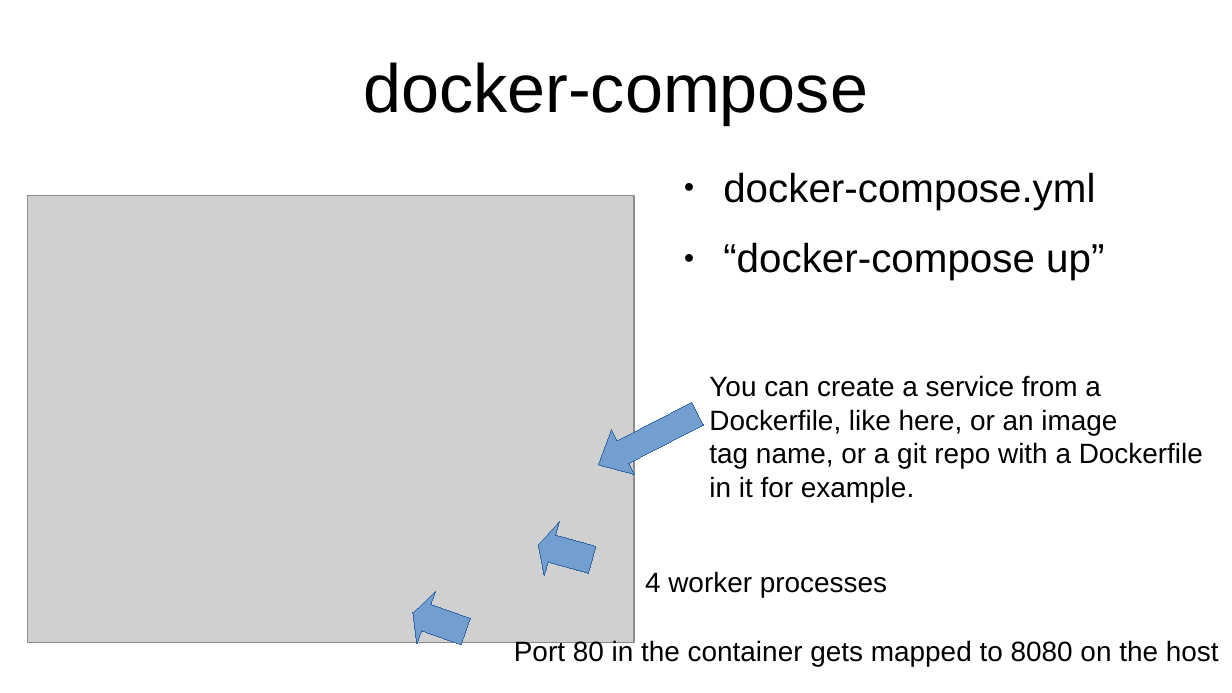
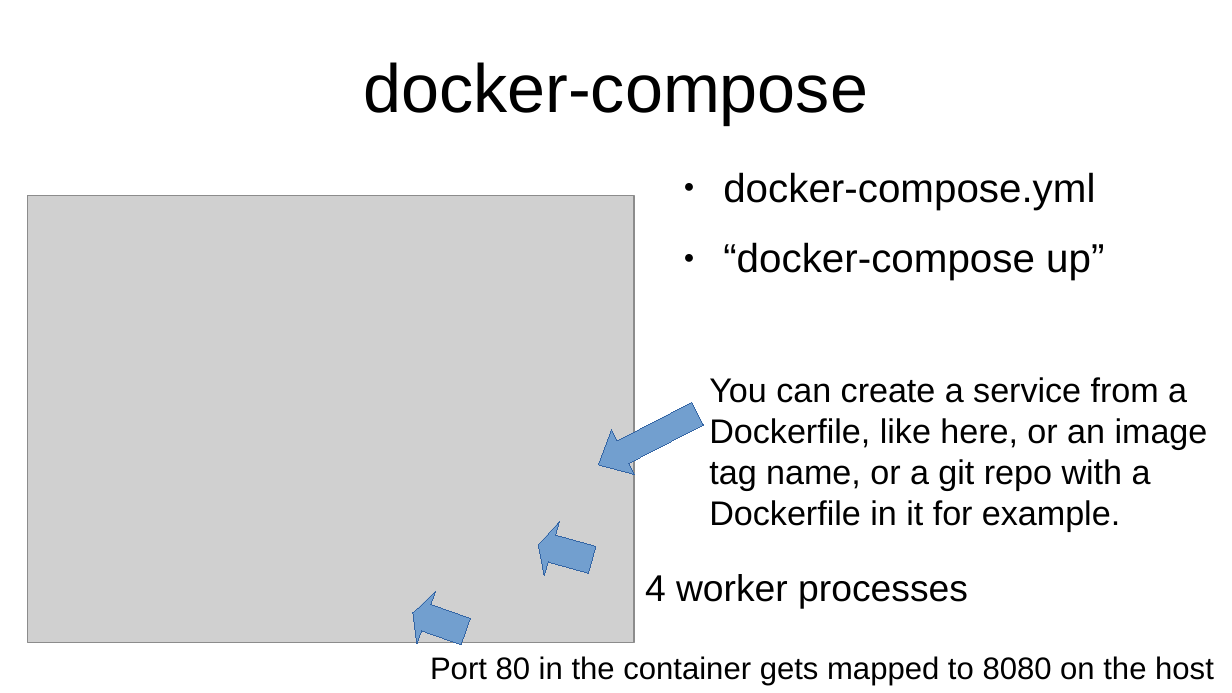
Before and after one commit to lazka/pygraz-traefik, a slide deck: slide 9 of presentation/pres.odp. Drawn at 1232x693 pixels with LibreOffice and Linux fonts; fonts in the diff are those of the drawing; grey boxes stand for pictures. Boxes give left, top, right and bottom in pixels: in the first picture for what was removed or moved away, otherwise in the second. Text is boxed around its words. In the diff, an @@ line names an element or a change of style, - is before the commit and + after.

```diff
--- a/presentation/pres.odp
+++ b/presentation/pres.odp
@@ text at (709, 377, 1208, 450): size 18 to 22 pt in "You can create a service from a", "Dockerfile, like here, or an image" @@
@@ text at (709, 459, 1151, 532): text changed; size 18 to 22 pt @@
-tag name, or a git repo with a Dockerfile
-in it for example.
+tag name, or a git repo with a
+Dockerfile in it for example.
@@ text "4 worker processes" at (645, 574, 968, 609): size 18 to 24 pt @@
@@ text "Port 80 in the container ...": place and size @@
-text "Port 80 in the container ..." at (514, 639, 1219, 666)
+text "Port 80 in the container ..." at (430, 656, 1214, 685)
@@ text "Port 80 in the container ..." at (430, 656, 1214, 685): size 18 to 20 pt @@
```
Also in this commit, not shown: 1 slide added, 1 other file.
